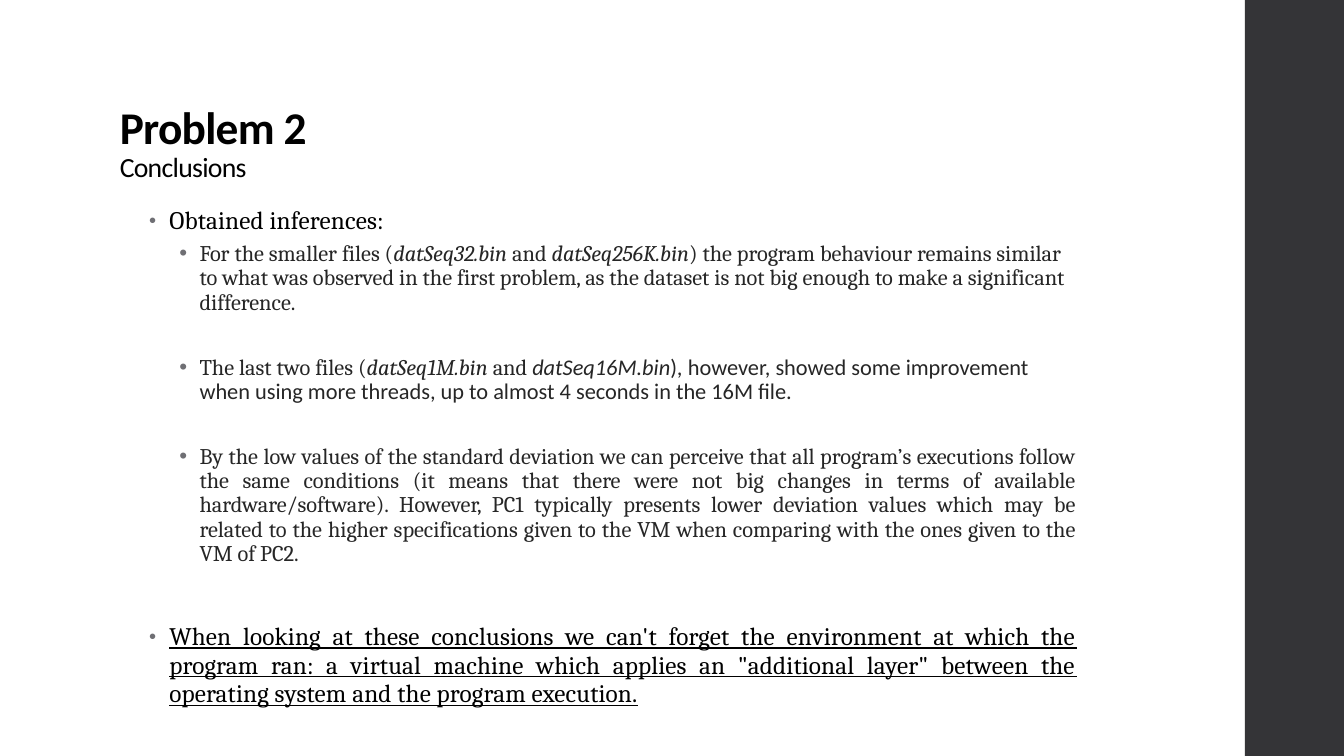
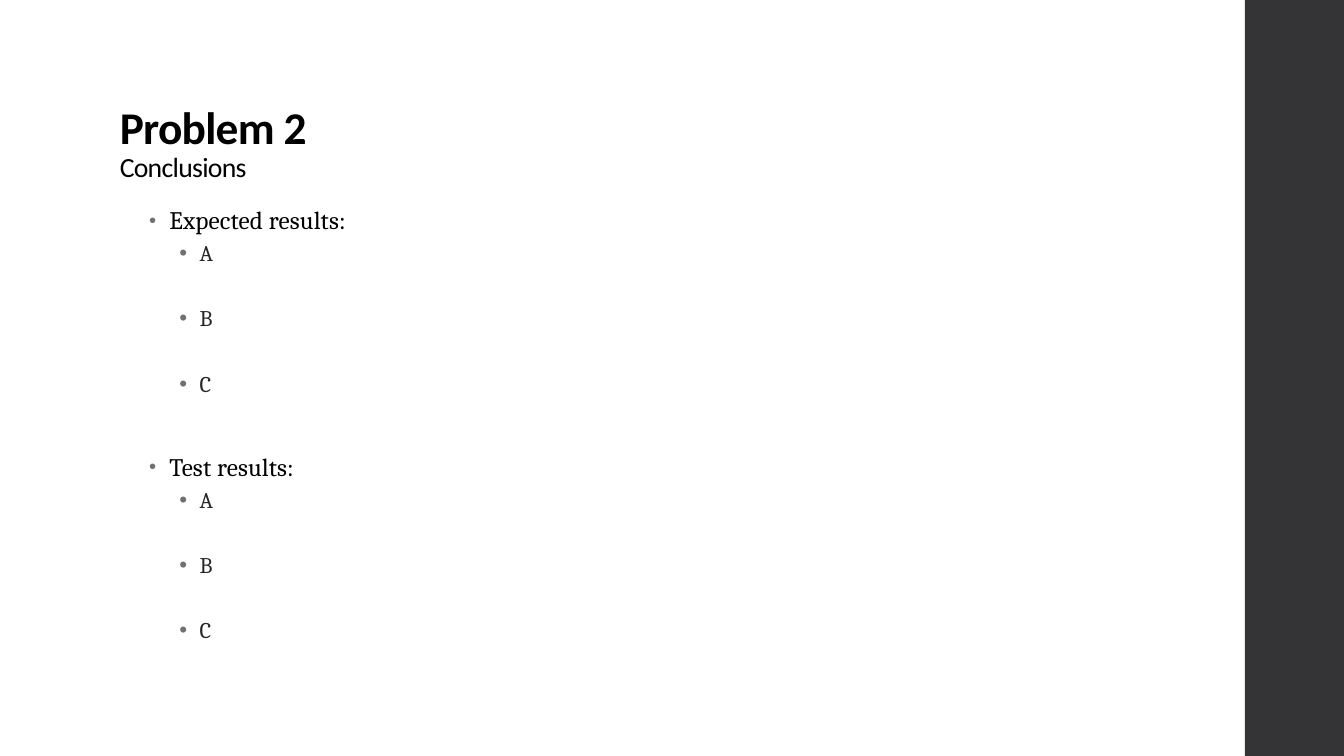
Before and after one commit to xL1fer/CLE_2022_2023, a slide deck: slide 7 of CLE2_T3G5/present.pptx. Drawn at 1344x756 pixels with LibreOffice and Linux fonts; fonts in the diff are those of the drawing. Boxes give left, top, right and bottom in pixels: in the first picture for what was removed or moved away, otherwise in the second. Text is boxed around its words. In the diff, an @@ line names an element or a change of style, - is before the commit and + after.

```diff
--- a/CLE2_T3G5/present.pptx
+++ b/CLE2_T3G5/present.pptx
@@ text at (x1=169, y1=211, x2=346, y2=638): text changed; size 16 to 18 pt; text colour #262626 to #000000 @@
-• Obtained inferences:
-  • For the smaller files (datSeq32.bin and datSeq256K.bin) the program behaviour remains similar to what was observed in the first problem, as the dataset is not big enough to make a significant difference.
-  • The last two files (datSeq1M.bin and datSeq16M.bin), however, showed some improvement when using more threads, up to almost 4 seconds in the 16M file.
-  • By the low values of the standard deviation we can perceive that all program’s executions follow the same conditions (it means that there were not big changes in terms of available hardware/software). However, PC1 typically presents lower deviation values which may be related to the higher specifications given to the VM when comparing with the ones given to the VM of PC2.
-• When looking at these conclusions we can't forget the environment at which the program ran: a virtual machine which applies an "additional layer" between the operating system and the program execution.
+• Expected results:
+  • A
+  • B
+  • C
+• Test results:
+  • A
+  • B
+  • C
```
Also in this commit, not shown: 4 other slides changed, 8 other files.
